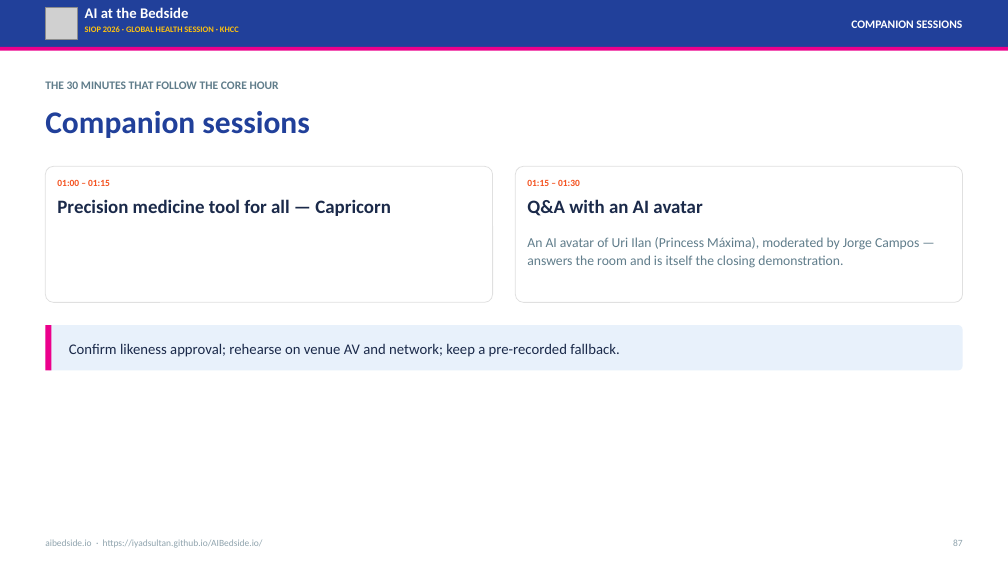
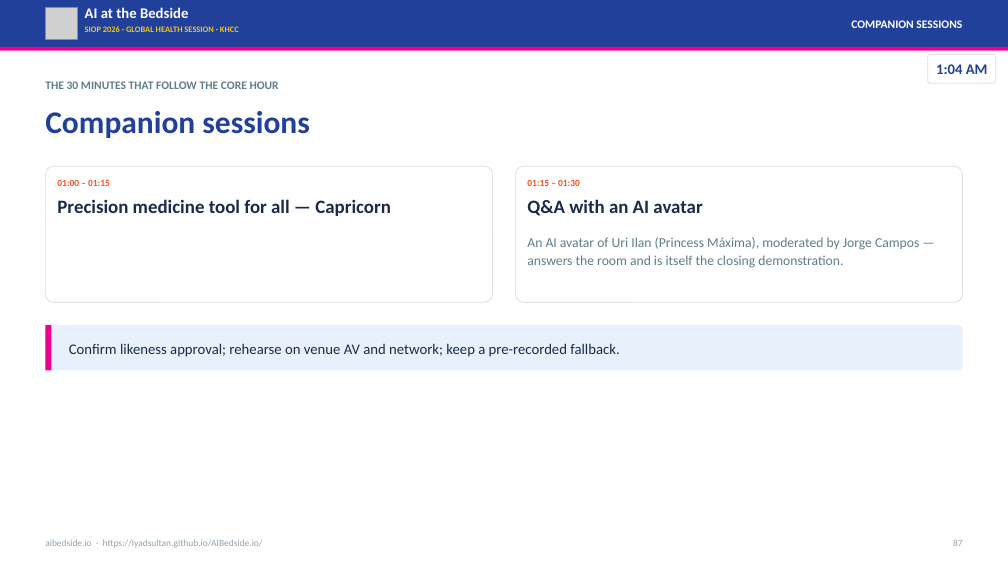
Before and after one commit to IyadSultan/AIBedside.io, a slide deck: slide 87 of assets/deck/AI-at-the-Bedside-SIOP2026.pptx. Drawn at 1008x567 pixels with LibreOffice and Linux fonts; fonts in the diff are those of the drawing; grey boxes stand for pictures. Boxes give left, top, right and bottom in pixels: in the first picture for what was removed or moved away, otherwise in the second. Text is boxed around its words. In the diff, an @@ line names an element or a change of style, - is before the commit and + after.

```diff
--- a/assets/deck/AI-at-the-Bedside-SIOP2026.pptx
+++ b/assets/deck/AI-at-the-Bedside-SIOP2026.pptx
@@ rounded rectangle added at (x1=928, y1=54, x2=996, y2=83), fill #FFFFFF, outline #E0E0E0 0.75 pt @@
@@ text added at (x1=936, y1=64, x2=988, y2=74), 14 pt, text #21409A, bold @@
+1:04 AM
```
Also in this commit, not shown: 87 other slides changed, 13 other files.
